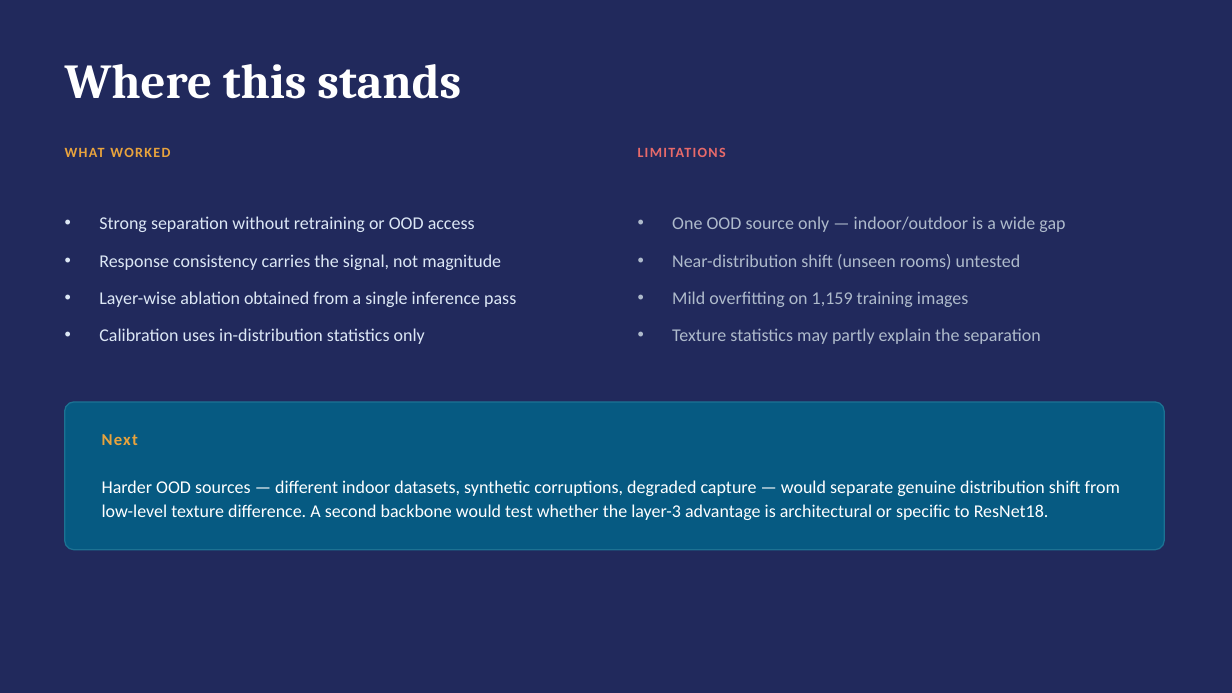
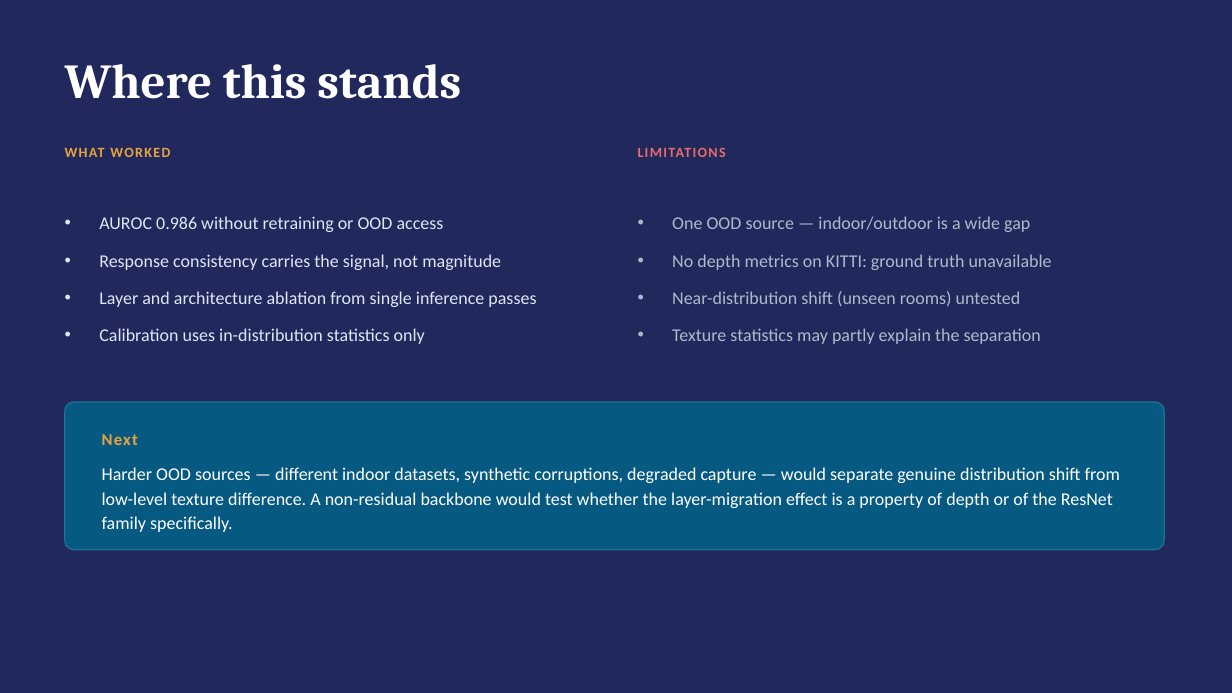
Before and after one commit to RMezini23/CVOODConvResponseforMDE, a slide deck: slide 9 of presentation/ood_cores_mde_presentation.pptx (slide 8 before the commit). Drawn at 1232x693 pixels with LibreOffice and Linux fonts; fonts in the diff are those of the drawing. Boxes give left, top, right and bottom in pixels: in the first picture for what was removed or moved away, otherwise in the second. Text is boxed around its words. In the diff, an @@ line names an element or a change of style, - is before the commit and + after.

Commit message:
update the readme and presentation with ablation study results

```diff
--- a/presentation/ood_cores_mde_presentation.pptx
+++ b/presentation/ood_cores_mde_presentation.pptx
@@ text at box(99, 216, 444, 232): text changed @@
-• Strong separation without retraining or OOD access
+• AUROC 0.986 without retraining or OOD access
@@ text at box(672, 216, 1052, 270): text changed @@
-• One OOD source only — indoor/outdoor is a wide gap
+• One OOD source — indoor/outdoor is a wide gap
+• No depth metrics on KITTI: ground truth unavailable
@@ text at box(99, 291, 536, 307): text changed @@
-• Layer-wise ablation obtained from a single inference pass
+• Layer and architecture ablation from single inference passes
@@ text at box(672, 291, 968, 307): paragraph removed @@
-• Mild overfitting on 1,159 training images
@@ text at box(102, 467, 1120, 532): text changed @@
-Harder OOD sources — different indoor datasets, synthetic corruptions, degraded capture — would separate genuine distribution shift from low-level texture difference. A second backbone would test whether the layer-3 advantage is architectural or specific to ResNet18.
+Harder OOD sources — different indoor datasets, synthetic corruptions, degraded capture — would separate genuine distribution shift from low-level texture difference. A non-residual backbone would test whether the layer-migration effect is a property of depth or of the ResNet family specifically.
```
Also in this commit, not shown: 6 other slides changed, 1 slide added, 2 other files.
